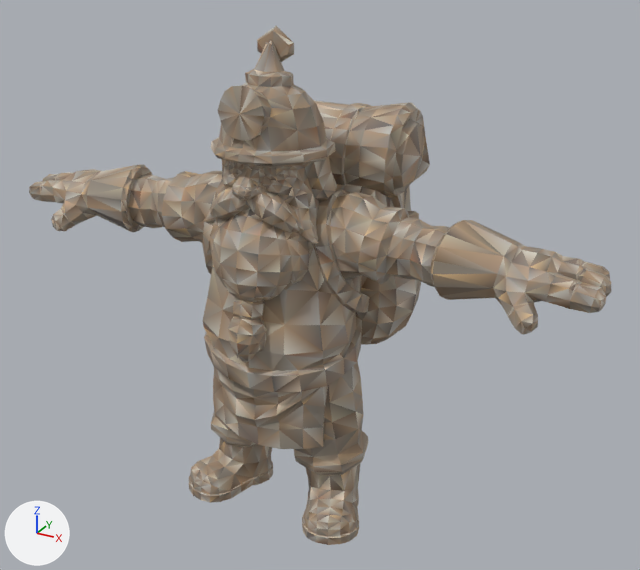
The glTF model generated/models/gatherers.glb as it was, and as the next commit left it.
Camera for both pictures: a 50 mm camera at (1.356, -2.33, 1.93) aimed at (0.066, 0.016, 0.757). Arrows for +X, +Y and +Z are at lower left; the lights stay in place. The first picture is the older version. Vertices at exactly the same position are counted once.

The older version as bpy lines, for what is in view:
```python
me_gatherers = bpy.data.meshes.new('gatherers')
me_gatherers.from_pydata(...)  # 2422 vertices, 4824 faces; spans x -1.0..1.0, y -0.38..0.38, z 0.0..1.6
me_gatherers.materials.append(mat_defaultmaterial)
ob_gatherers = bpy.data.objects.new('gatherers', me_gatherers)
ob_gatherers.location = (0.0, 0.0, 0.0)
```
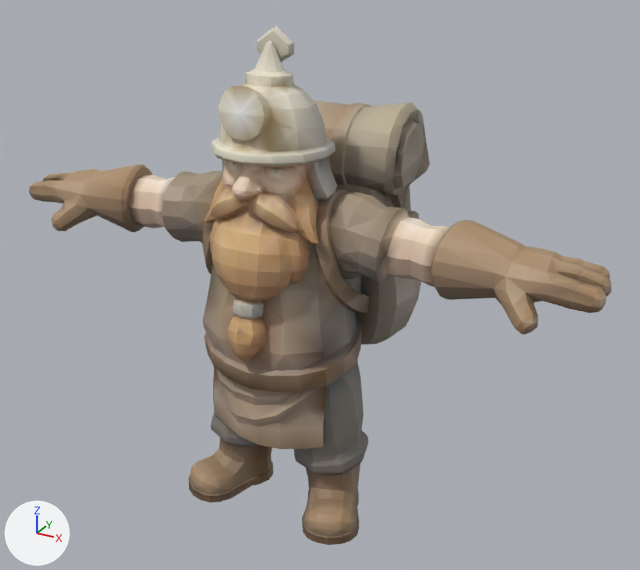
Boxes (x1, y1, x2, y2) around the edits, measured in the pictures (640 x 570 px):
part 1 of me_gatherers, recoloured: (29, 26, 611, 545) in both

The change in detail:
me_gatherers has 2422 vertices, 4824 faces and spans x -1.0..1.0, y -0.38..0.38, z 0.0..1.6.
me_gatherers is used by ob_gatherers; location (0.0, 0.0, 0.0).
me_gatherers part 1: 4824 faces centred in x -1.0..1.0, y -0.38..0.38, z 0.0..1.58 are repainted in the vertex colours, in many colours.
